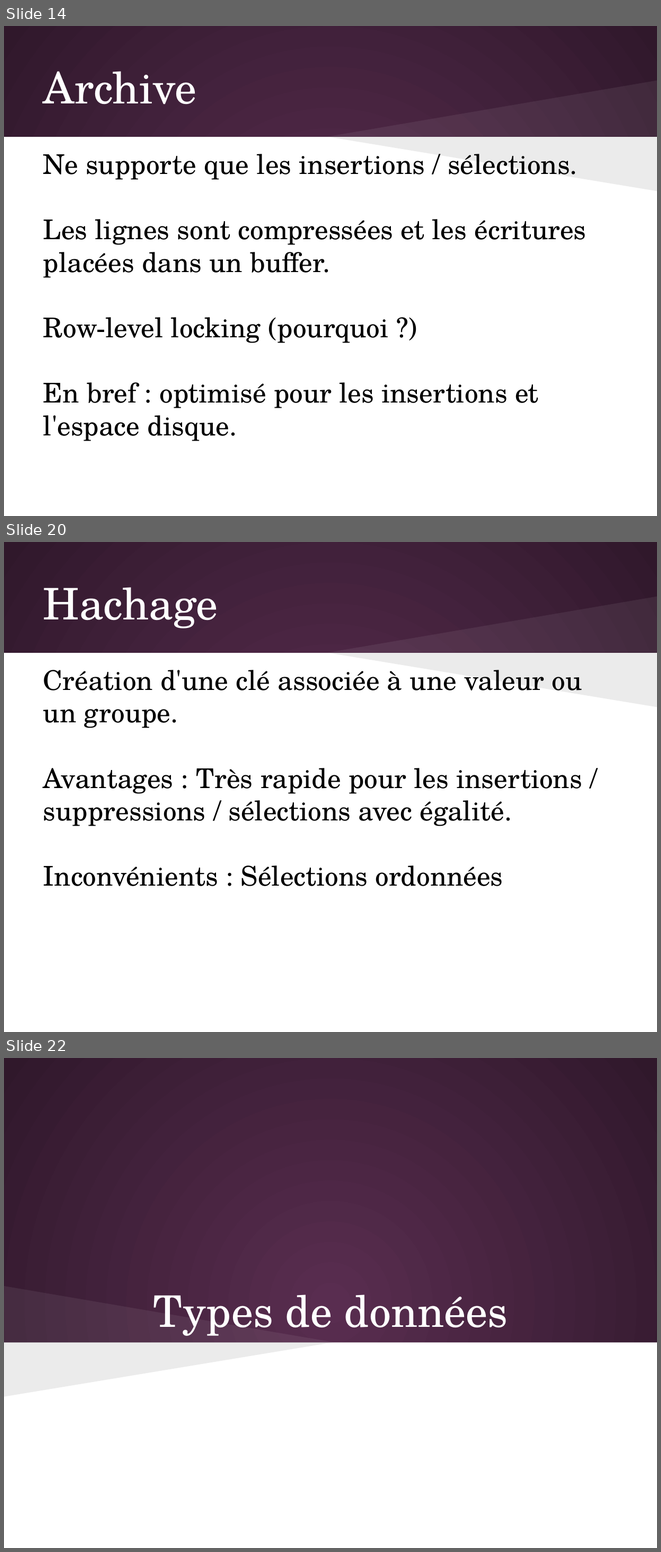
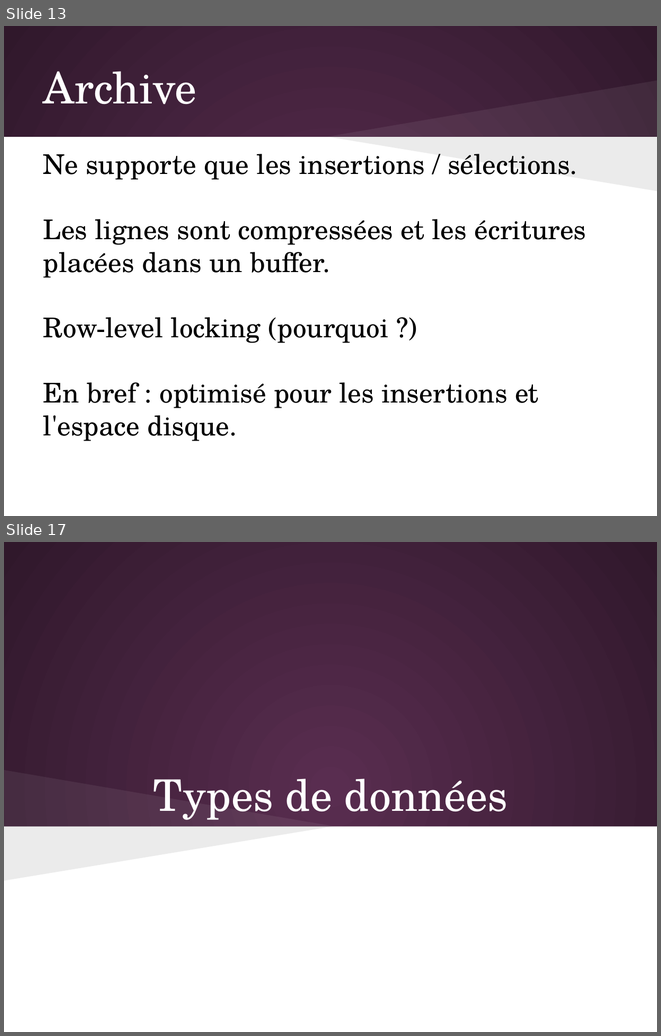
Before and after one commit to olivier-pitton/dant, a slide deck: mysql/Cours_MySQL.pptx. Shown one above the other, each under a label of ours: slides 14, 20 and 22 before the commit, slides 13 and 17 after it; the slides between them are not shown. The pictures are 661x1552 and 661x1036 pixels, drawn with LibreOffice and Linux fonts; fonts in the diff are those of the drawing. Boxes give left, top, right and bottom in pixels: in the first picture for what was removed or moved away, otherwise in the second. Text is boxed around its words. In the diff, an @@ line names an element or a change of style, - is before the commit and + after.

```diff
--- a/mysql/Cours_MySQL.pptx
+++ b/mysql/Cours_MySQL.pptx
@@ slide 20 removed at box(4, 542, 657, 1032), background gradient #592D50 to #30182B; not listed: 3 template elements that a slide beside it also shows @@
@@ title removed at box(43, 587, 218, 628) @@
-Hachage
@@ text removed at box(43, 670, 582, 886) @@
-Création d'une clé associée à une valeur ou un groupe.
-Avantages : Très rapide pour les insertions / suppressions / sélections avec égalité.
-Inconvénients : Sélections ordonnées
@@ what was slide 14 is now slide 13 @@
@@ what was slide 22 is now slide 17 @@
```
Also in this commit, not shown: 2 slides added, 6 other slides removed, 3 other files.
